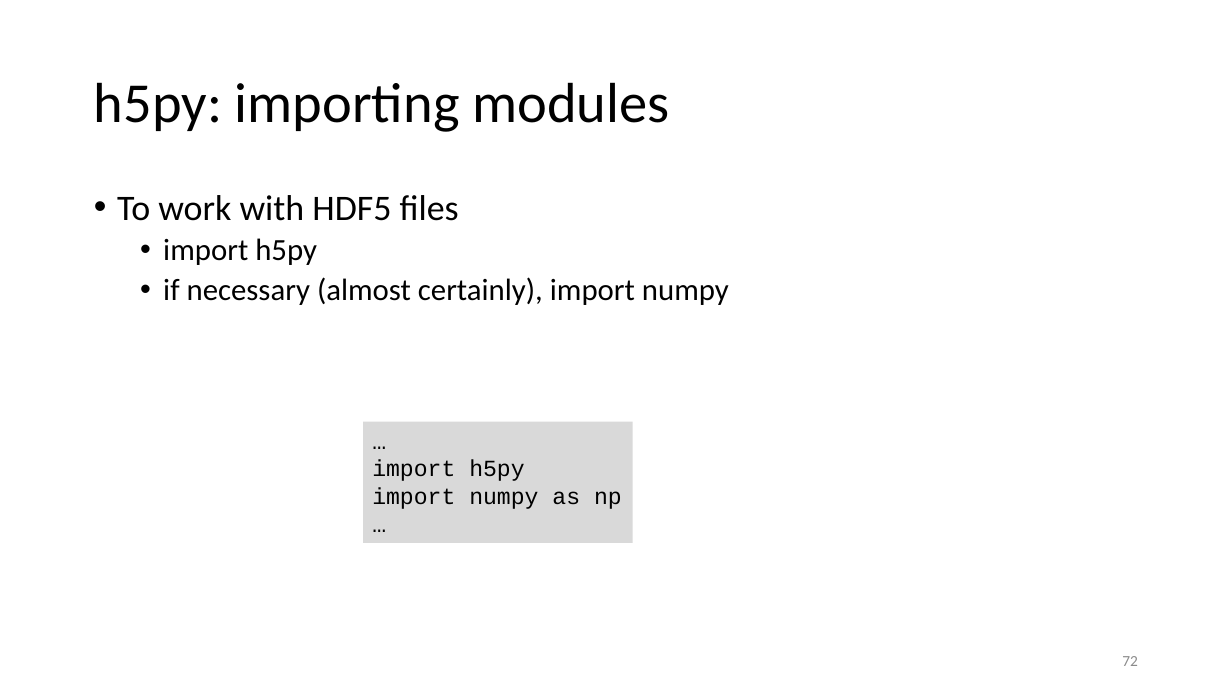
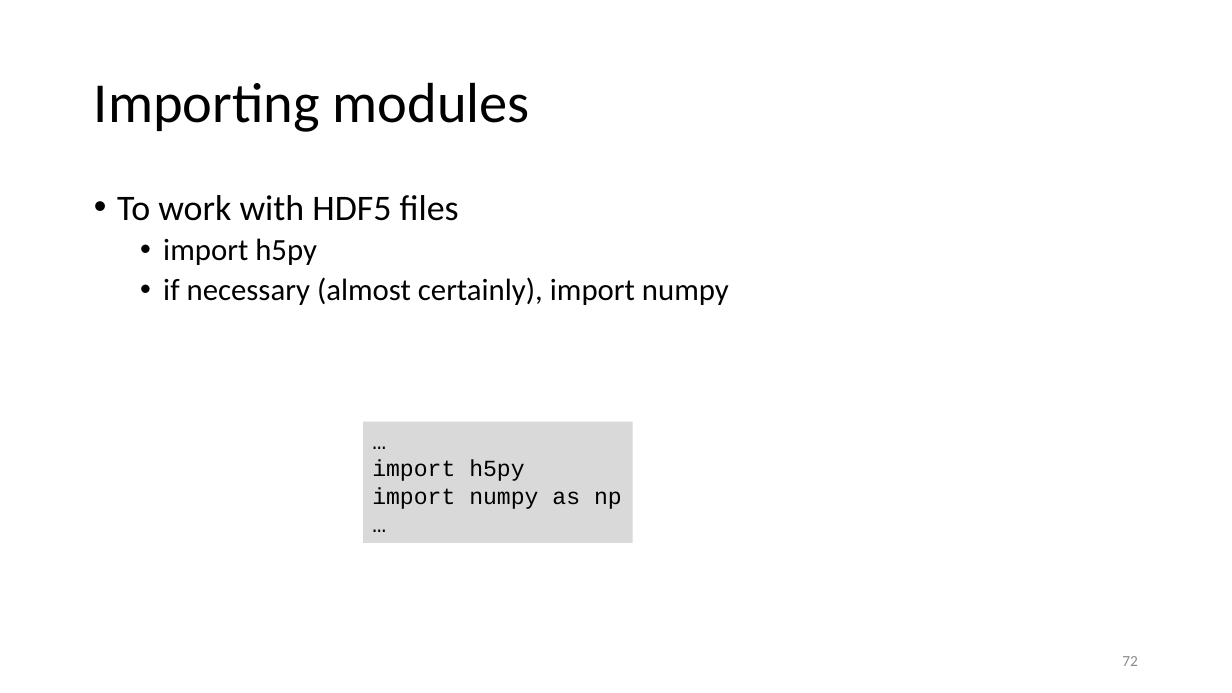
Before and after one commit to gjbex/Scientific-Python, a slide deck: slide 72 of scientific_python.pptx. Drawn at 1232x693 pixels with LibreOffice and Linux fonts; fonts in the diff are those of the drawing. Boxes give left, top, right and bottom in pixels: in the first picture for what was removed or moved away, otherwise in the second. Text is boxed around its words. In the diff, an @@ line names an element or a change of style, - is before the commit and + after.

```diff
--- a/scientific_python.pptx
+++ b/scientific_python.pptx
@@ title at (x1=94, y1=82, x2=530, y2=132): text changed @@
-h5py: importing modules
+Importing modules
```
Also in this commit, not shown: 7 other slides changed, 10 slides removed, 14 other files.
